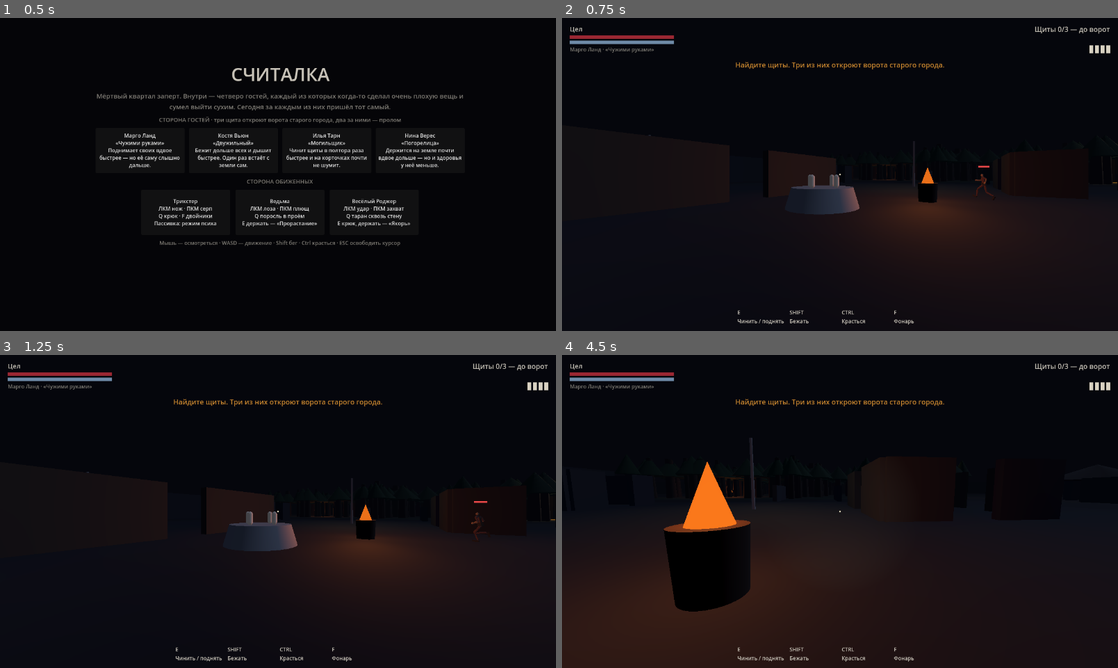
Above: before the commit, frames 1-4 (two rows, left to right).
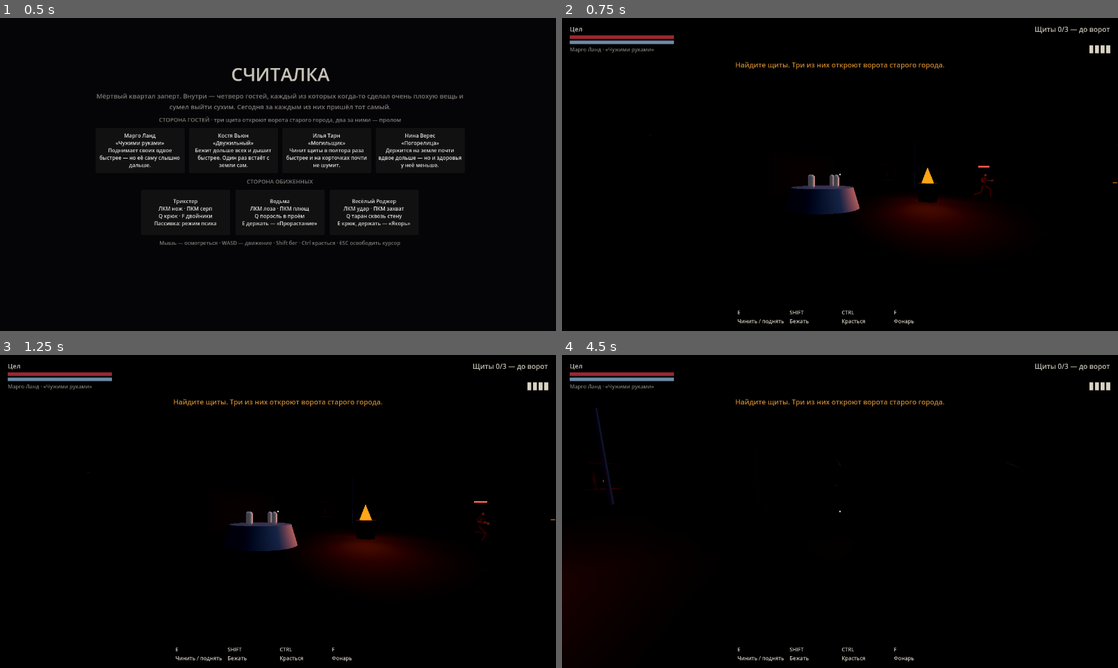
Above: after the commit, the same moments.

Repository: mironbagimov-source/Wolf
Game: Godot game, scene res://scenes/main.tscn
The game is run twice, just before and just after one commit, with the same random seed, the same clock (stepped at 60 frames per second) and the same inputs.
Inputs (mouse positions are in pixels of both pictures, inside the frame that each line leads up to):
- Up to frame 1 (0.5 s): no input
- Up to frame 2 (0.75 s): click "Марго Ланд «Чужими руками» По…" at 0.5 s
- Up to frame 3 (1.25 s): no input
- Up to frame 4 (4.5 s): tap Enter at 1.25 s; move the mouse to (867, 511) at 1.27 s; hold W (move_forward) from 1.28 s (still down); click (867, 511) at 1.35 s; right-click (867, 511) at 1.55 s; move the mouse to (812, 511) at 2.02 s; right-click (812, 511) at 2.1 s; click (812, 511) at 2.3 s; move the mouse to (851, 505) at 2.77 s; hold Ctrl (crouch) 2.78-3.53 s; click (851, 505) at 2.92 s; right-click (851, 505) at 3.05 s; move the mouse to (834, 517) at 3.52 s; tap G (drop) at 3.6 s; click (834, 517) at 3.8 s; move the mouse to (878, 514) at 4.27 s; tap F (flashlight) at 4.35 s; click (878, 514) at 4.42 s

Frame 1 is identical in both runs. In frame 2, 12% of the frame differs, in the area x 15-100%, y 37-85%; in frame 3, 12%; in frame 4, 35%, in the area x 0-100%, y 16-100%.

Commit message:
Fix backwards-running, unreliable mouselook; slow the pace; richer visuals
Playtest feedback, all four addressed:

- Everyone ran backwards. The cast mesh from blender_cast.py already faces
  the game's -Z, but MODEL_YAW_OFFSET flipped it another 180°, so bodies
  travelled back-first. Offset is now 0; verified by rendering a bot from
  behind — we see its back, not its face. The fix also corrects the way
  killers face the victim during a finisher.

- Mouse look sometimes did nothing. Capture silently failed when the
  window opened without focus, and look was gated on strictly CAPTURED.
  Capture now retries next frame and on focus-in, look accepts motion
  unless the cursor was deliberately released, and sensitivity is up.

- Matches ended too fast. Downs take one more hit (scythe 52→45, vine
  40→36, Roger 55→48), bleedout 48→70, hook 26→34, a little more stamina —
  chases and rescues get room to breathe.

- Look upgraded, not photoreal (the models are too simple for that): ACES
  tonemapping, bloom on lamps and fire, SSAO/SSIL corner shadows, a touch
  of contrast and saturation.

Only the .pck changed, so it drops in next to the existing signed exe.

Co-Authored-By: Claude Opus 5 <noreply@anthropic.com>
Claude-Session: https://claude.ai/code/session_01Qyt78eqF5rs7coKwjQM6Ei

Diff:
--- a/godot/scripts/actor.gd
+++ b/godot/scripts/actor.gd
@@ -20,7 +20,7 @@
 ## tools/blender_cast.py. Файл один, поэтому анимации не дублируются: при
 ## спавне остаётся нужный меш, остальные удаляются.
 const CAST := preload("res://assets/cast.glb")
-const MODEL_YAW_OFFSET := PI   ## риг смотрит в +Z, игра — в -Z
+const MODEL_YAW_OFFSET := 0.0   ## меш из blender_cast.py уже смотрит в -Z, как и игра
 const POSES := ["Idle", "Walk", "Run"]
 
 var intent := Intent.new()
@@ -335,14 +335,17 @@
 
 # --- управление игроком ---
 
-const LOOK_SENS := 0.0016
+const LOOK_SENS := 0.0024
 const PITCH_LIMIT := 1.35
 
 
 func _unhandled_input(event: InputEvent) -> void:
 	if not is_player or not head:
 		return
-	if event is InputEventMouseMotion and Input.mouse_mode == Input.MOUSE_MODE_CAPTURED:
+	# Взгляд крутим на любое движение мыши, пока курсор не отпущен вручную
+	# (кроме VISIBLE). Раньше требовался строго CAPTURED, и если окно на старте
+	# не получало захват (не в фокусе), обзор молча не работал.
+	if event is InputEventMouseMotion and Input.mouse_mode != Input.MOUSE_MODE_VISIBLE:
 		yaw -= event.relative.x * LOOK_SENS
 		pitch = clampf(pitch - event.relative.y * LOOK_SENS, -PITCH_LIMIT, PITCH_LIMIT)
 		head.rotation.x = pitch
--- a/godot/scripts/kits.gd
+++ b/godot/scripts/kits.gd
@@ -8,7 +8,7 @@
 const BREAKERS_REQUIRED := 4
 const GATE_BREAKERS := 3       ## столько щитов открывают ворота старого города
 const BREAKER_WORK := 14.0     ## секунд работы солиста на один щит
-const HOOK_TIME := 26.0        ## секунд на крюке
+const HOOK_TIME := 34.0        ## секунд на крюке — время, чтобы напарник успел
 const INTERACT_RANGE := 2.6
 const SENSE_BASE := 18.0       ## слух убийцы, метров
 const FLEE_RADIUS := 13.0
@@ -24,10 +24,10 @@
 	"sprint_mul": 1.55,
 	"crouch_mul": 0.52,
 	"hp": 100.0,
-	"stamina_max": 5.0,
+	"stamina_max": 5.5,
 	"stamina_drain": 1.0,
-	"stamina_regen": 0.7,
-	"bleedout": 48.0,
+	"stamina_regen": 0.75,
+	"bleedout": 70.0,
 	"revive_time": 6.0,
 	"revive_hp": 45.0,
 	"unhook_hp": 40.0,
@@ -46,7 +46,7 @@
 		"speed": 3.8,
 		"sprint_mul": 1.28,
 		"primary": {"label": "Нож", "range": 2.4, "dmg": 26.0, "cd": 0.5, "arc": 1.428},
-		"secondary": {"label": "Серп", "range": 3.0, "dmg": 52.0, "cd": 1.15, "arc": 1.848},
+		"secondary": {"label": "Серп", "range": 3.0, "dmg": 45.0, "cd": 1.15, "arc": 1.848},
 		"power1": {"label": "Крюк", "range": 15.0, "cd": 11.0, "arc": 0.34, "stun": 1.3},
 		"power2": {"label": "Двойники", "cd": 26.0, "life": 11.0, "count": 2},
 		"blood_per_hit": 16.0,
@@ -71,7 +71,7 @@
 		"scale": 1.02,
 		"speed": 3.5,
 		"sprint_mul": 1.22,
-		"primary": {"label": "Лоза", "range": 2.7, "dmg": 40.0, "cd": 0.9, "arc": 1.428},
+		"primary": {"label": "Лоза", "range": 2.7, "dmg": 36.0, "cd": 0.9, "arc": 1.428},
 		"secondary": {"label": "Плющ", "range": 13.0, "cd": 9.0, "arc": 0.30, "root": 3.2},
 		"power1": {"label": "Поросль", "cd": 9.0, "range": 8.0, "life": 50.0, "max": 3, "dmg": 16.0},
 		"root_sense": 9.0,
@@ -94,7 +94,7 @@
 		"scale": 1.24,
 		"speed": 3.05,
 		"sprint_mul": 1.1,
-		"primary": {"label": "Удар", "range": 3.1, "dmg": 55.0, "cd": 1.25, "arc": 1.496},
+		"primary": {"label": "Удар", "range": 3.1, "dmg": 48.0, "cd": 1.25, "arc": 1.496},
 		"secondary": {"label": "Захват", "range": 2.7, "cd": 7.0},
 		"power1": {"label": "Таран", "cd": 9.0, "speed": 9.4, "max_time": 2.4, "dmg": 46.0, "stun": 1.6},
 		"can_carry": true,
--- a/godot/scripts/main.gd
+++ b/godot/scripts/main.gd
@@ -33,7 +33,24 @@
 func _on_side_picked(side: String, kind: String) -> void:
 	runner.start(side, kind)
 	ui.show_match()
+	_capture_mouse()
+
+
+## Захват мыши на старте иногда не срабатывает, если окно ещё не в фокусе:
+## движок молча оставляет курсор видимым, и обзор не крутится. Пробуем сразу и
+## ещё раз следующим кадром, когда фокус точно есть.
+func _capture_mouse() -> void:
 	Input.mouse_mode = Input.MOUSE_MODE_CAPTURED
+	await get_tree().process_frame
+	if runner.running:
+		Input.mouse_mode = Input.MOUSE_MODE_CAPTURED
+
+
+## Вернулись в окно (alt-tab, клик по панели) — снова забираем курсор, иначе
+## после переключения обзор «залипает».
+func _notification(what: int) -> void:
+	if what == NOTIFICATION_APPLICATION_FOCUS_IN and runner and runner.running:
+		Input.mouse_mode = Input.MOUSE_MODE_CAPTURED
 
 
 func _on_restart() -> void:
--- a/godot/scripts/match_runner.gd
+++ b/godot/scripts/match_runner.gd
@@ -155,6 +155,30 @@
 	_env.fog_enabled = true
 	_env.fog_light_color = Color("06070c")
 	_env.fog_density = 0.016
+
+	# Пост-обработка. Не фотореализм — модели для него слишком простые, — но она
+	# вытягивает картинку из «кубики в темноте» в кинематографичную ночь:
+	# киношный тонмаппинг, свечение от ламп и огня, мягкое затенение в углах и
+	# щепотка контраста.
+	_env.tonemap_mode = Environment.TONE_MAPPER_ACES
+	_env.tonemap_exposure = 1.05
+	_env.tonemap_white = 1.1
+	_env.glow_enabled = true
+	_env.glow_intensity = 0.5
+	_env.glow_bloom = 0.15
+	_env.glow_hdr_threshold = 0.85
+	_env.glow_blend_mode = Environment.GLOW_BLEND_MODE_SOFTLIGHT
+	_env.ssao_enabled = true
+	_env.ssao_radius = 1.4
+	_env.ssao_intensity = 2.2
+	_env.ssao_power = 1.6
+	_env.ssil_enabled = true
+	_env.ssil_intensity = 0.6
+	_env.adjustment_enabled = true
+	_env.adjustment_brightness = 1.02
+	_env.adjustment_contrast = 1.12
+	_env.adjustment_saturation = 1.12
+
 	environment.environment = _env
 	_level_root.add_child(environment)
 
Not shown, changed: build/windows/Считалка.pck
Not shown, changed: build/Считалка-игра.zip
Not shown, changed: build/Считалка.pck
